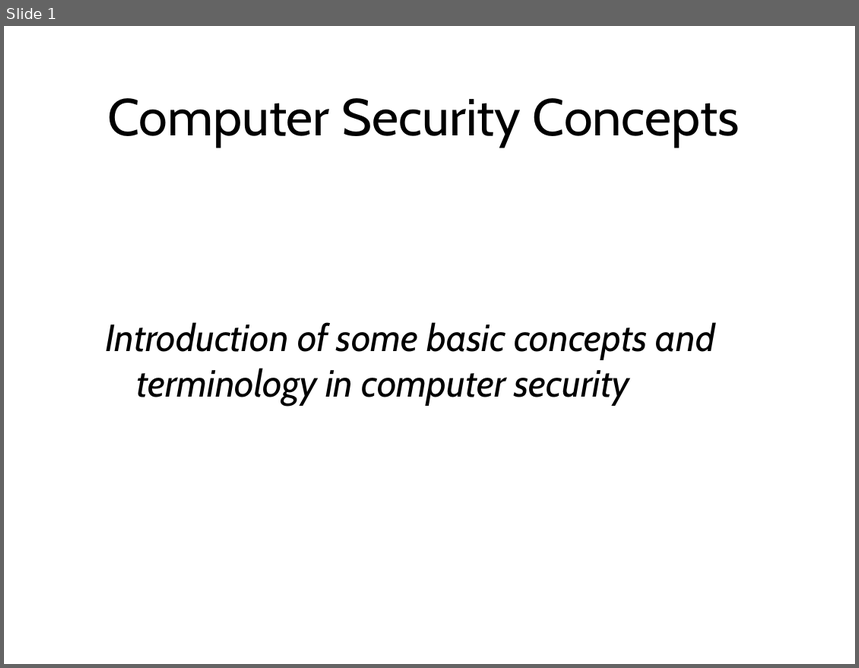
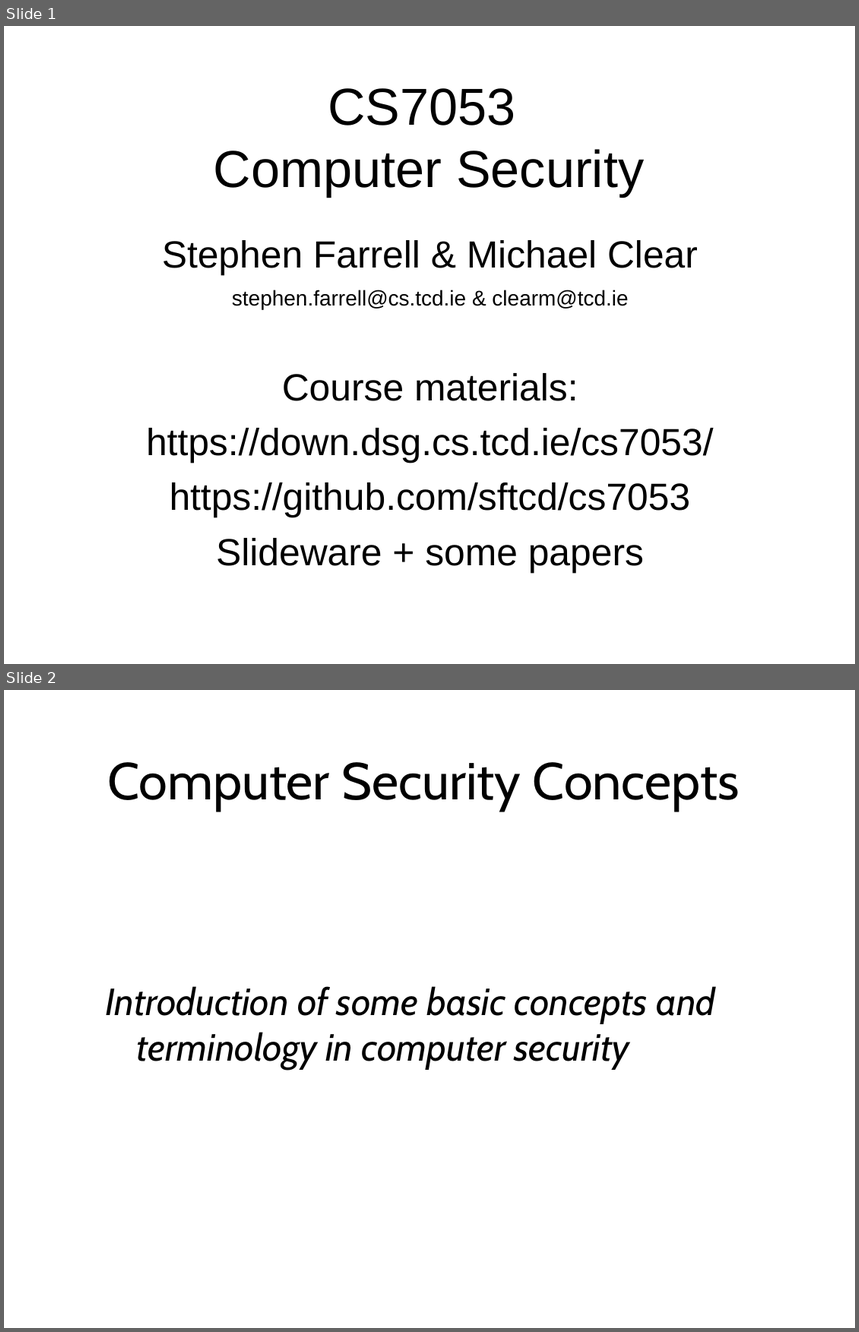
Before and after one commit to sftcd/cs7053, a slide deck: lectures/02-concepts/02-concepts.ppt. Shown one above the other, each under a label of ours: slide 1 before the commit, slides 1 and 2 after it. The pictures are 859x668 and 859x1332 pixels, drawn with LibreOffice and Linux fonts; fonts in the diff are those of the drawing. Boxes give left, top, right and bottom in pixels: in the first picture for what was removed or moved away, otherwise in the second. Text is boxed around its words. In the diff, an @@ line names an element or a change of style, - is before the commit and + after.

```diff
--- a/lectures/02-concepts/02-concepts.ppt
+++ b/lectures/02-concepts/02-concepts.ppt
@@ slide 1 added at bbox=[4, 26, 855, 664], background #FFFFFF @@
@@ title added at bbox=[214, 88, 644, 197], 44 pt, text #000000 @@
+CS7053
+Computer Security
@@ subtitle added at bbox=[146, 240, 714, 573], 32 pt, text #000000 @@
+Stephen Farrell & Michael Clear
+stephen.farrell@cs.tcd.ie & clearm@tcd.ie
+Course materials:
+https://down.dsg.cs.tcd.ie/cs7053/
+https://github.com/sftcd/cs7053
+Slideware + some papers
@@ what was slide 1 is now slide 2 @@
```
Also in this commit, not shown: 40 slides changed.
